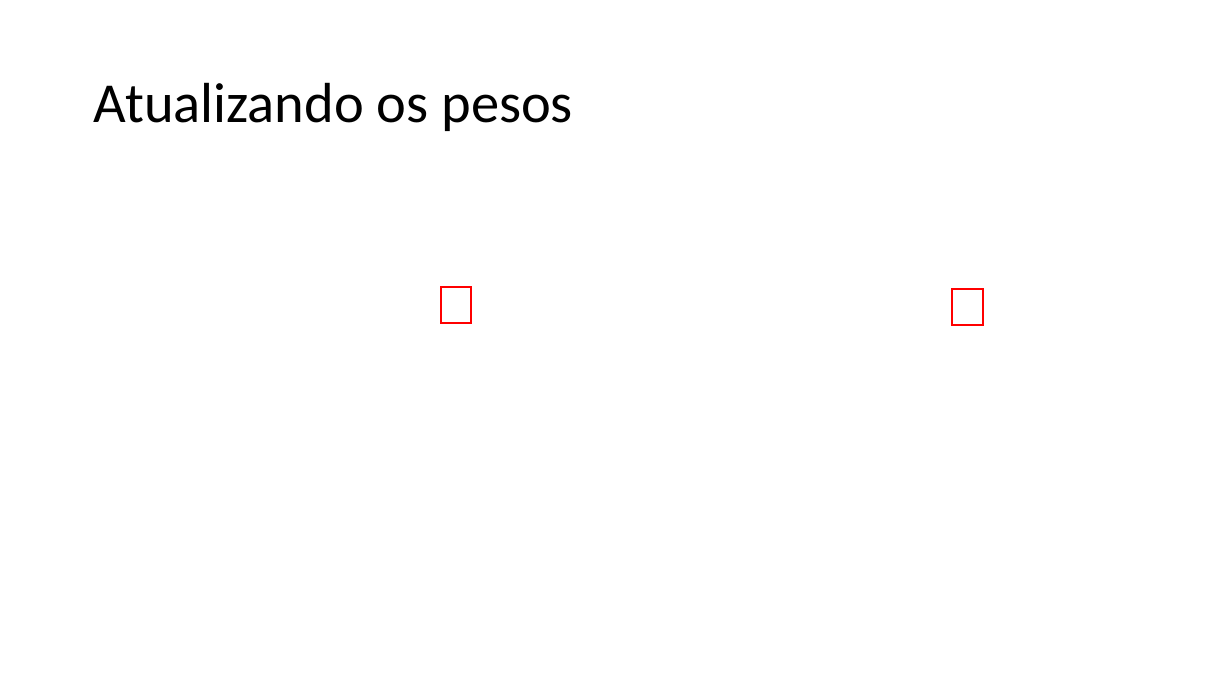
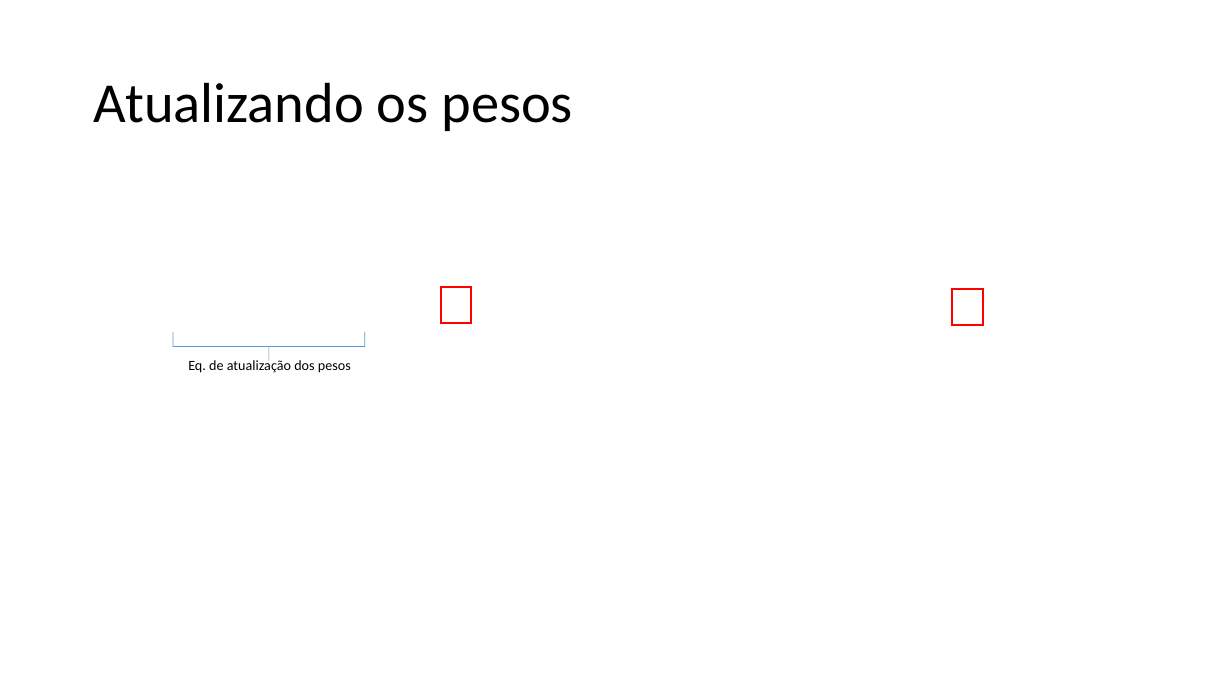
Before and after one commit to zz4fap/t319_aprendizado_de_maquina, a slide deck: slide 26 of slides/T319_Regressão_Linear (Parte II).pptx. Drawn at 1232x693 pixels with LibreOffice and Linux fonts; fonts in the diff are those of the drawing; grey boxes stand for pictures. Boxes give left, top, right and bottom in pixels: in the first picture for what was removed or moved away, otherwise in the second. Text is boxed around its words. In the diff, an @@ line names an element or a change of style, - is before the commit and + after.

```diff
--- a/slides/T319_Regressão_Linear (Parte II).pptx
+++ b/slides/T319_Regressão_Linear (Parte II).pptx
@@ right brace added at [173,332,364,360], outline #5B9BD5 0.5 pt @@
@@ text added at [188,358,351,373], 11 pt, text #000000 @@
+Eq. de atualização dos pesos
```
Also in this commit, not shown: 8 other slides changed, 1 other file.
